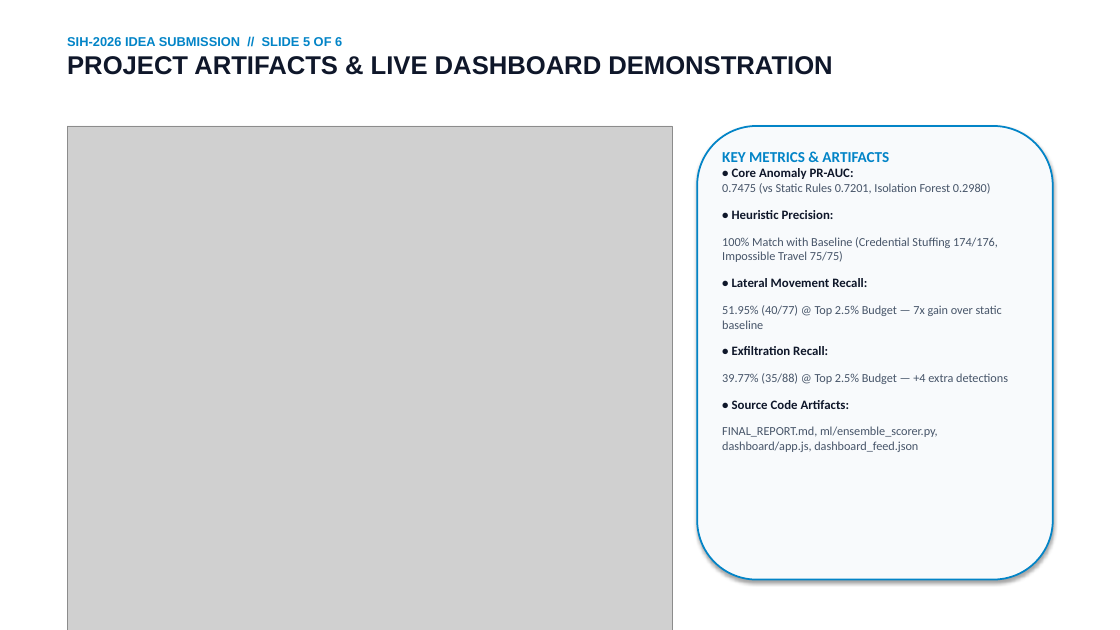
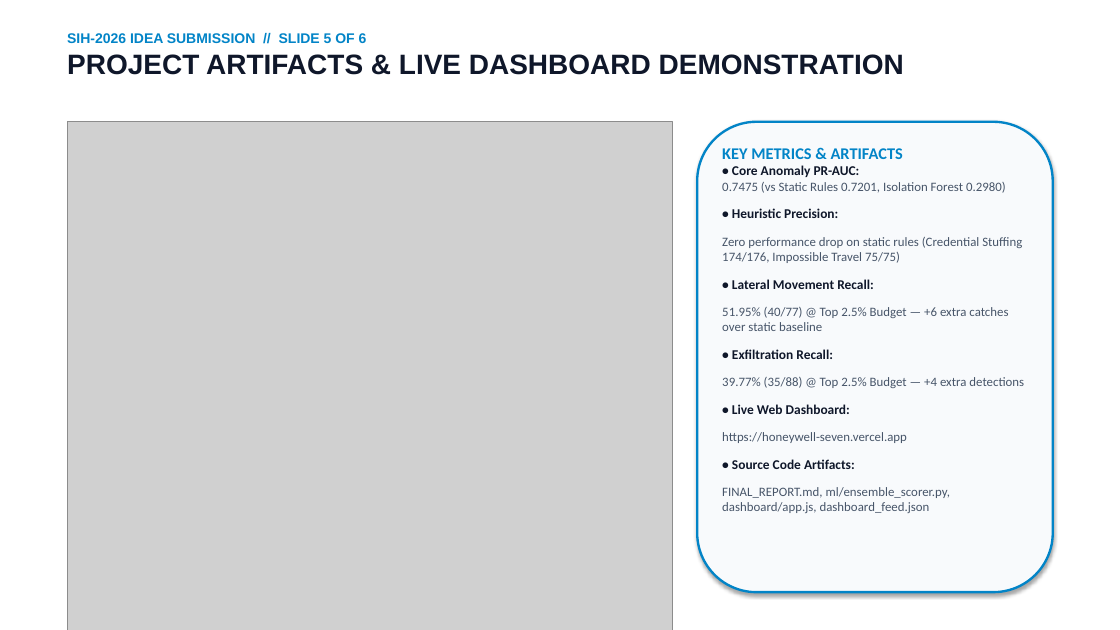
Before and after one commit to irajverma/Honeywell, a slide deck: slide 5 of docs/SentinelAI_SIH_Presentation.pptx. Drawn at 1120x630 pixels with LibreOffice and Linux fonts; fonts in the diff are those of the drawing; grey boxes stand for pictures. Boxes give left, top, right and bottom in pixels: in the first picture for what was removed or moved away, otherwise in the second. Text is boxed around its words. In the diff, an @@ line names an element or a change of style, - is before the commit and + after.

```diff
--- a/docs/SentinelAI_SIH_Presentation.pptx
+++ b/docs/SentinelAI_SIH_Presentation.pptx
@@ text "SIH-2026 IDEA SUBMISSION // SLIDE ..." at [67, 33, 904, 75]: size 11 to 12 pt in "SIH-2026 IDEA SUBMISSION // SLIDE 5 OF ..."; size 22 to 24 pt in "PROJECT ARTIFACTS & LIVE DASHBOARD DEMONSTRATION" @@
@@ picture: place and size @@
-picture at [67, 126, 672, 630]
+picture at [67, 122, 672, 630]
@@ rounded rectangle: place and size @@
-rounded rectangle at [697, 126, 1053, 580]
+rounded rectangle at [697, 122, 1053, 592]
@@ rounded rectangle at [697, 122, 1053, 592]: outline #0284C7 1.5 pt to #0284C7 2 pt @@
@@ text at [722, 148, 1024, 513]: size 13 to 14 pt in "KEY METRICS & ARTIFACTS"; size 11 to 11.5 pt in "• Core Anomaly PR-AUC:", "• Exfiltration Recall:", "• Source Code Artifacts:"; size 10.5 to 11 pt in "0.7475 (vs Static Rules 0.7201, Isolation Forest ...", "39.77% (35/88) @ Top 2.5% Budget — ...", "FINAL_REPORT.md, ml/ensemble_scorer.py, dashboard/app.js, da ..." @@
@@ text at [722, 208, 1022, 331]: text changed; size 10.5 to 11 pt @@
-• Heuristic Precision:
-100% Match with Baseline (Credential Stuffing 174/176, Impossible Travel 75/75)
-• Lateral Movement Recall:
-51.95% (40/77) @ Top 2.5% Budget — 7x gain over static baseline
+• Heuristic Precision:
+Zero performance drop on static rules (Credential Stuffing 174/176, Impossible Travel 75/75)
+• Lateral Movement Recall:
+51.95% (40/77) @ Top 2.5% Budget — +6 extra catches over static baseline
@@ text at [722, 404, 907, 443]: paragraph added @@
+• Live Web Dashboard:
+https://honeywell-seven.vercel.app
```
Also in this commit, not shown: 5 other slides changed, 1 other file.
